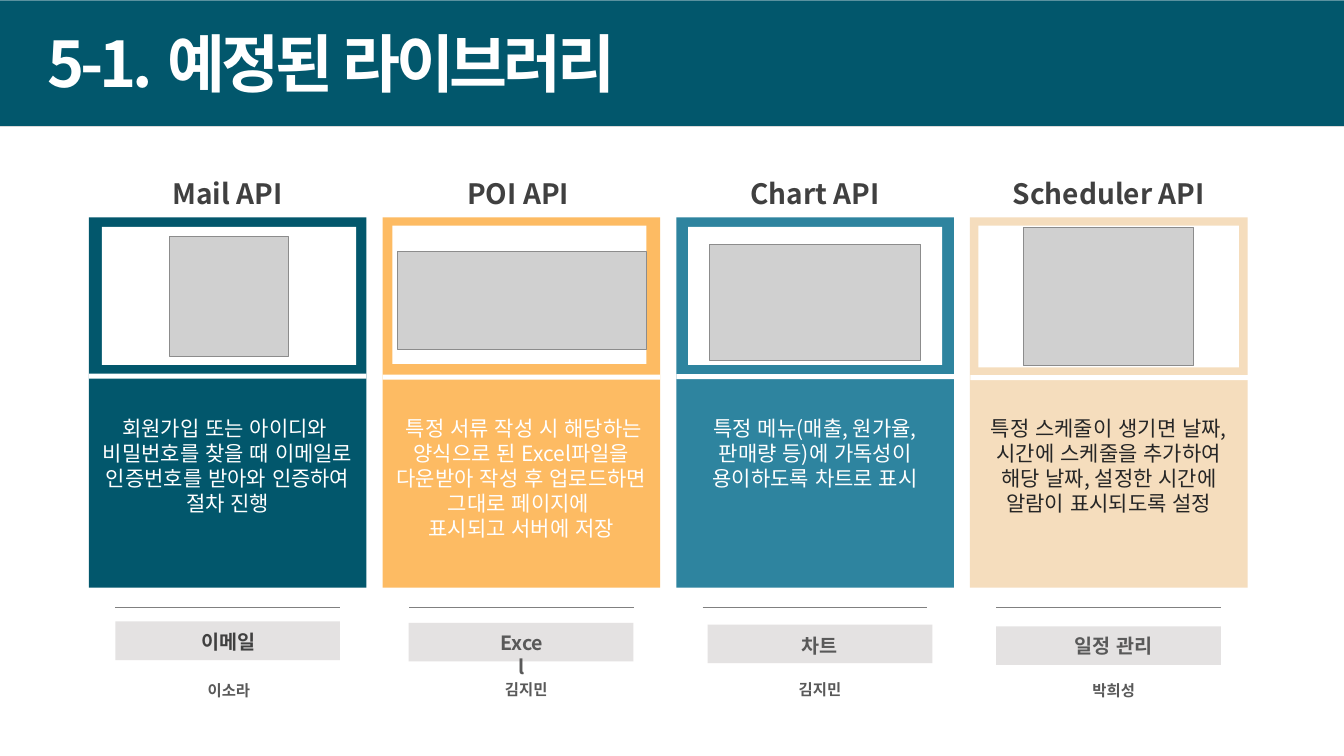
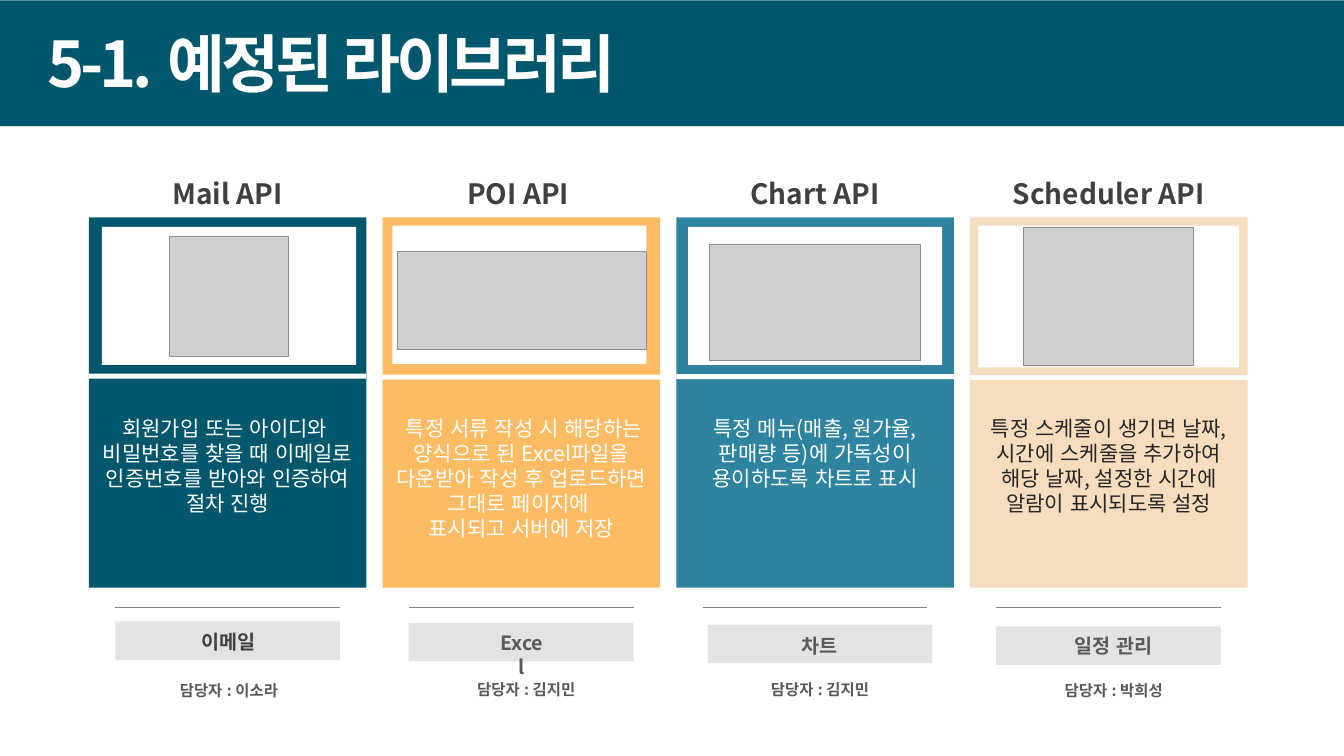
Before and after one commit to dw-final-project/dwFinal, a slide deck: slide 7 of dw 최종 프로젝트 착수 발표 ppt.pptx. Drawn at 1344x756 pixels with LibreOffice and Linux fonts; fonts in the diff are those of the drawing; grey boxes stand for pictures. Boxes give left, top, right and bottom in pixels: in the first picture for what was removed or moved away, otherwise in the second. Text is boxed around its words. In the diff, an @@ line names an element or a change of style, - is before the commit and + after.

```diff
--- a/dw 최종 프로젝트 착수 발표 ppt.pptx
+++ b/dw 최종 프로젝트 착수 발표 ppt.pptx
@@ text at (180, 683, 278, 698): text changed @@
-이소라
+담당자 : 이소라
@@ text at (477, 682, 576, 697): text changed @@
-김지민
+담당자 : 김지민
@@ text at (771, 682, 869, 697): text changed @@
-김지민
+담당자 : 김지민
@@ text at (1065, 683, 1163, 698): text changed @@
-박희성
+담당자 : 박희성
```
Also in this commit, not shown: 1 other slide changed.
